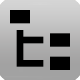
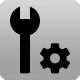
Comparing the layer stacks of the two 80×80 images. Changes:
added layer "wrench-cog.svg" above "file-tree.svg" over (10, 6, 70, 74)
hid "file-tree.svg" over (10, 10, 70, 70)